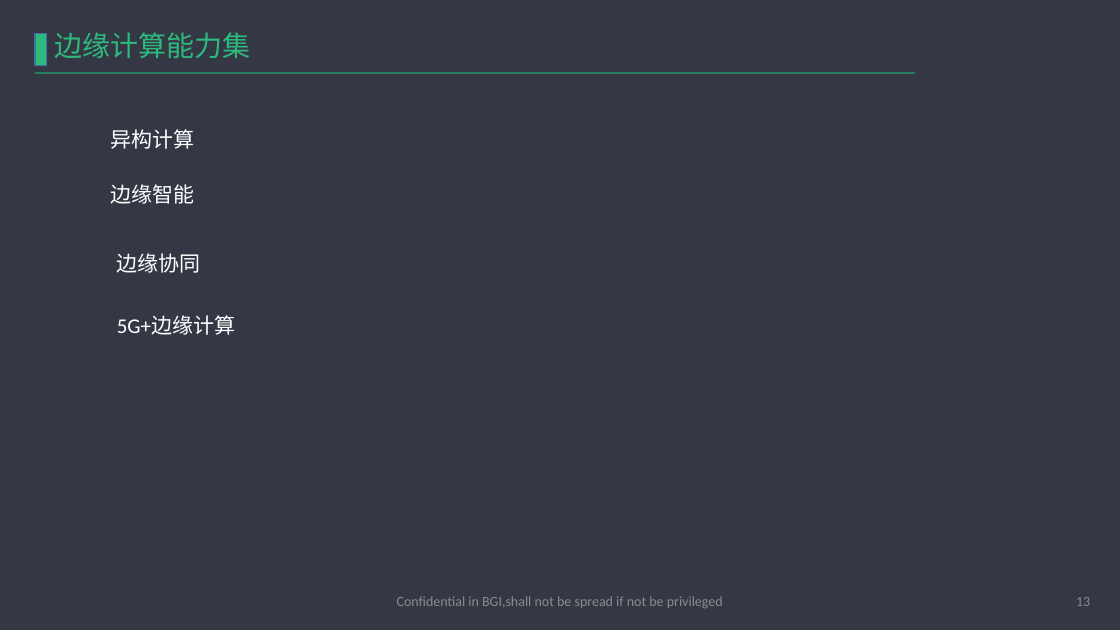
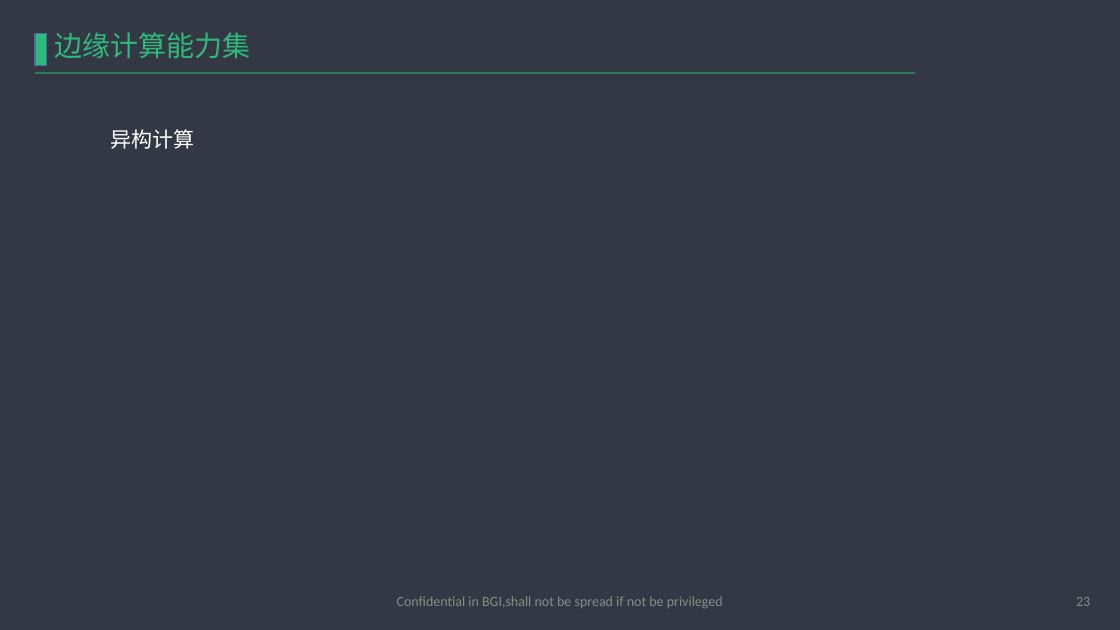
Before and after one commit to haobolicpp/EdgeComputing, a slide deck: slide 23 of 边缘计算.pptx (slide 13 before the commit). Drawn at 1120x630 pixels with LibreOffice and Linux fonts; fonts in the diff are those of the drawing; background and template pictures are left out. Boxes give left, top, right and bottom in pixels: in the first picture for what was removed or moved away, otherwise in the second. Text is boxed around its words. In the diff, an @@ line names an element or a change of style, - is before the commit and + after.

```diff
--- a/边缘计算.pptx
+++ b/边缘计算.pptx
@@ text removed at (x1=111, y1=184, x2=195, y2=204) @@
-边缘智能
@@ text removed at (x1=117, y1=253, x2=201, y2=273) @@
-边缘协同
@@ text removed at (x1=117, y1=316, x2=235, y2=335) @@
-5G+边缘计算
@@ page number at (x1=1076, y1=597, x2=1090, y2=606): text changed @@
-13
+23
```
Also in this commit, not shown: 6 other slides changed, 10 slides added, 3 other files.
